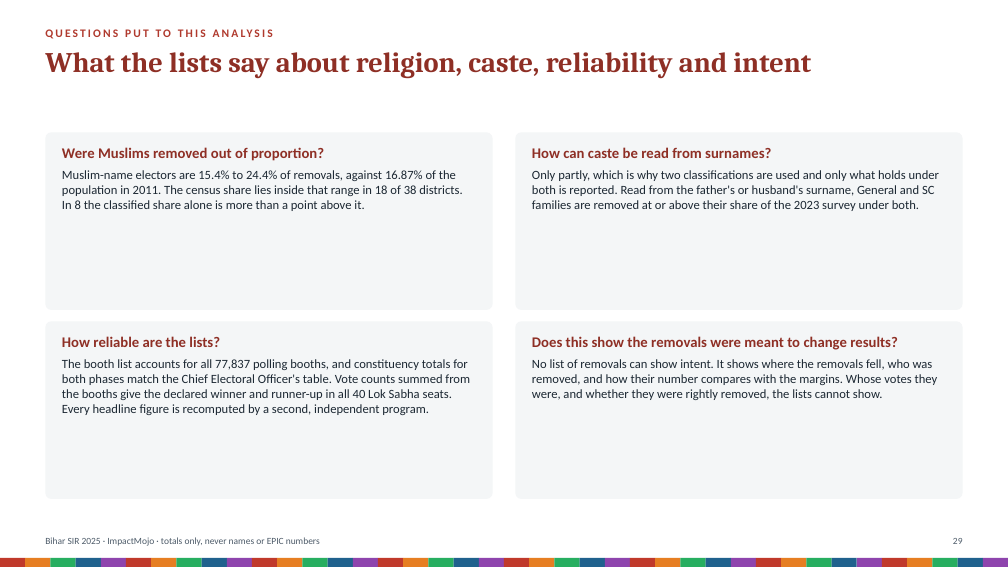
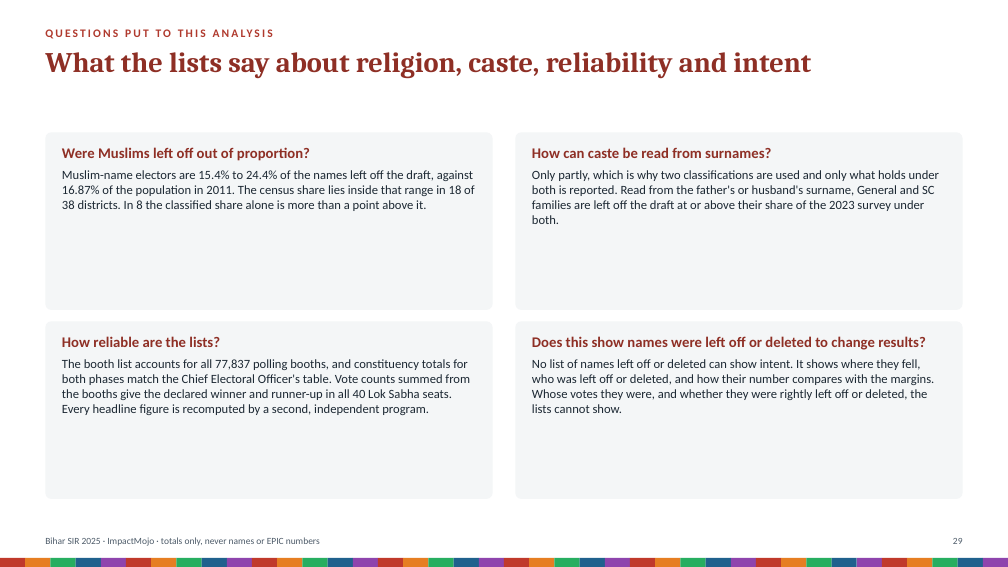
Before and after one commit to Varnasr/INDIA-DATA, a slide deck: slide 29 of reports/bihar-sir-2025-deck.pptx. Drawn at 1008x567 pixels with LibreOffice and Linux fonts; fonts in the diff are those of the drawing. Boxes give left, top, right and bottom in pixels: in the first picture for what was removed or moved away, otherwise in the second. Text is boxed around its words. In the diff, an @@ line names an element or a change of style, - is before the commit and + after.

```diff
--- a/reports/bihar-sir-2025-deck.pptx
+++ b/reports/bihar-sir-2025-deck.pptx
@@ text at (62, 147, 474, 211): text changed @@
-Were Muslims removed out of proportion?
-Muslim-name electors are 15.4% to 24.4% of removals, against 16.87% of the population in 2011. The census share lies inside that range in 18 of 38 districts. In 8 the classified share alone is more than a point above it.
+Were Muslims left off out of proportion?
+Muslim-name electors are 15.4% to 24.4% of the names left off the draft, against 16.87% of the population in 2011. The census share lies inside that range in 18 of 38 districts. In 8 the classified share alone is more than a point above it.
@@ text at (532, 170, 939, 224): text changed @@
-Only partly, which is why two classifications are used and only what holds under both is reported. Read from the father's or husband's surname, General and SC families are removed at or above their share of the 2023 survey under both.
+Only partly, which is why two classifications are used and only what holds under both is reported. Read from the father's or husband's surname, General and SC families are left off the draft at or above their share of the 2023 survey under both.
@@ text at (532, 336, 935, 413): text changed @@
-Does this show the removals were meant to change results?
-No list of removals can show intent. It shows where the removals fell, who was removed, and how their number compares with the margins. Whose votes they were, and whether they were rightly removed, the lists cannot show.
+Does this show names were left off or deleted to change results?
+No list of names left off or deleted can show intent. It shows where they fell, who was left off or deleted, and how their number compares with the margins. Whose votes they were, and whether they were rightly left off or deleted, the lists cannot show.
```
Also in this commit, not shown: 29 other slides changed, 44 other files.
